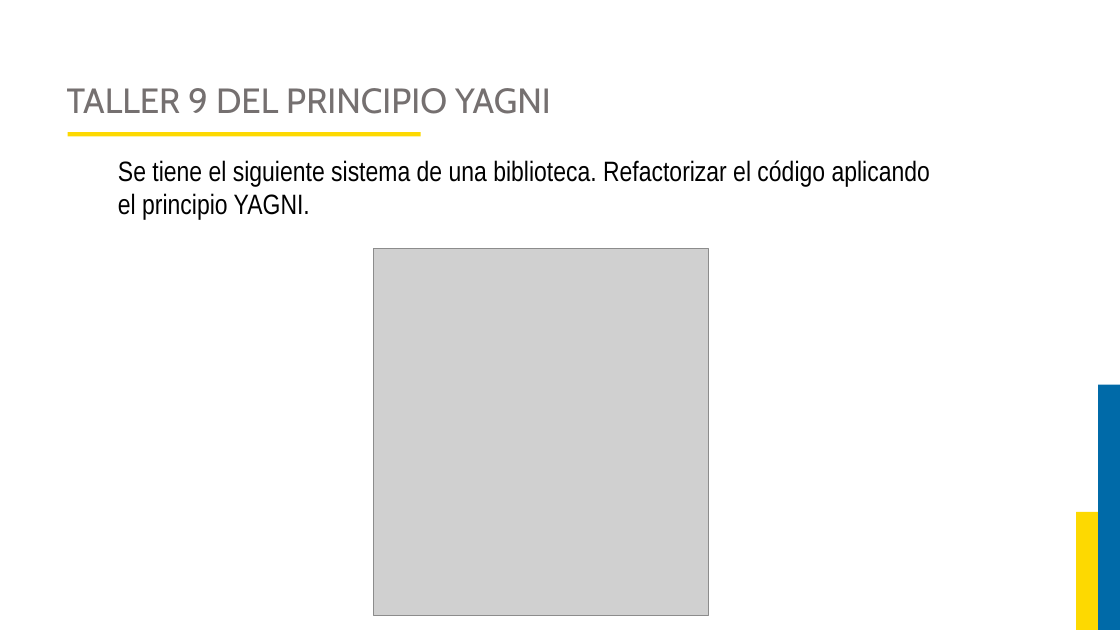
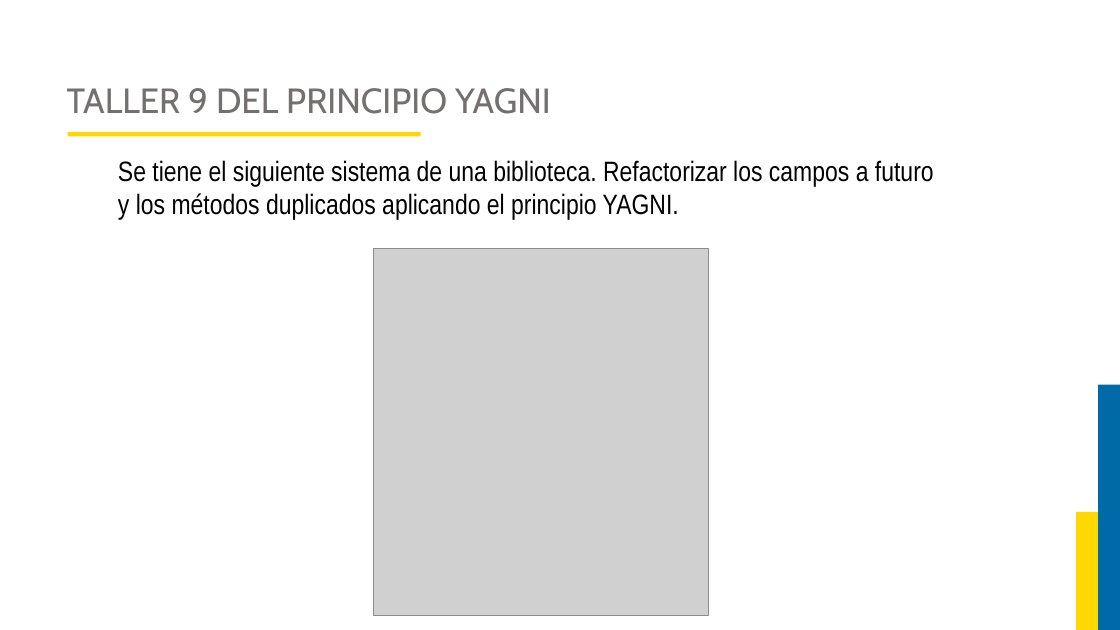
Before and after one commit to JorgeAlejandroAguirreGutierrez/proyecto-luis, a slide deck: slide 73 of Curso Ingenieria del Software 2/DIAPOSITIVAS DE INGENIERIA DEL SOFTWARE 2.pptx (slide 69 before the commit). Drawn at 1120x630 pixels with LibreOffice and Linux fonts; fonts in the diff are those of the drawing; grey boxes stand for pictures; background and template pictures are left out. Boxes give left, top, right and bottom in pixels: in the first picture for what was removed or moved away, otherwise in the second. Text is boxed around its words. In the diff, an @@ line names an element or a change of style, - is before the commit and + after.

```diff
--- a/Curso Ingenieria del Software 2/DIAPOSITIVAS DE INGENIERIA DEL SOFTWARE 2.pptx
+++ b/Curso Ingenieria del Software 2/DIAPOSITIVAS DE INGENIERIA DEL SOFTWARE 2.pptx
@@ text at (118, 160, 934, 220): text changed @@
-Se tiene el siguiente sistema de una biblioteca. Refactorizar el código aplicando el principio YAGNI.
+Se tiene el siguiente sistema de una biblioteca. Refactorizar los campos a futuro y los métodos duplicados aplicando el principio YAGNI.
```
Also in this commit, not shown: 9 other slides changed, 4 slides added, 18 other files.
